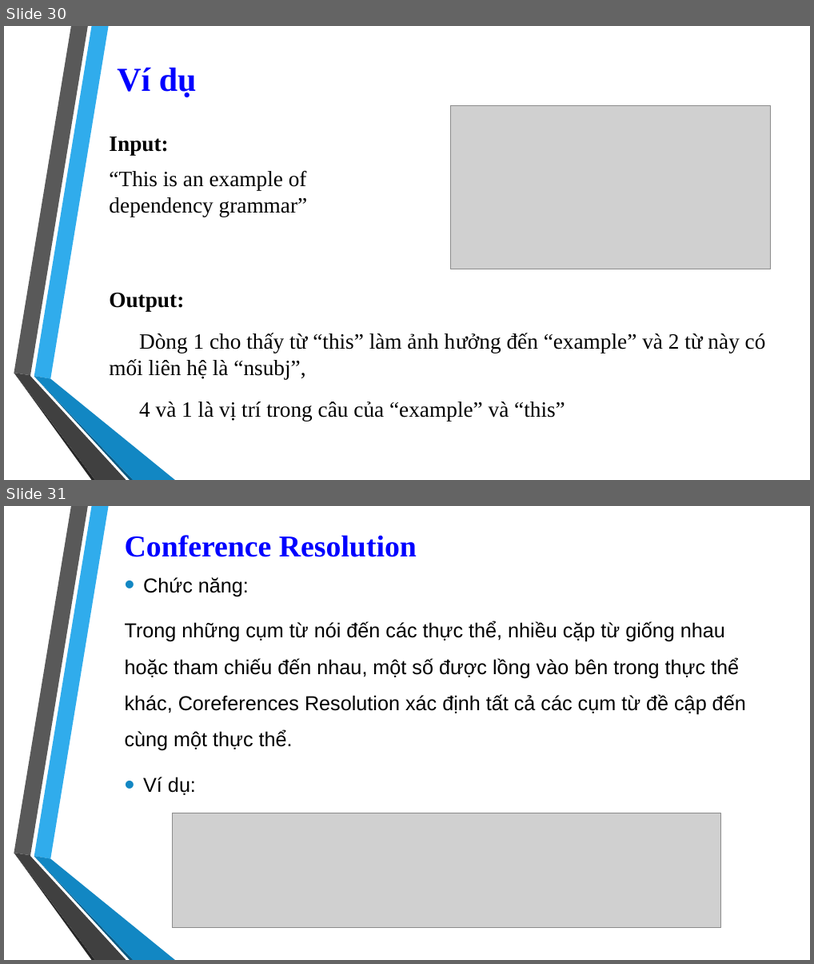
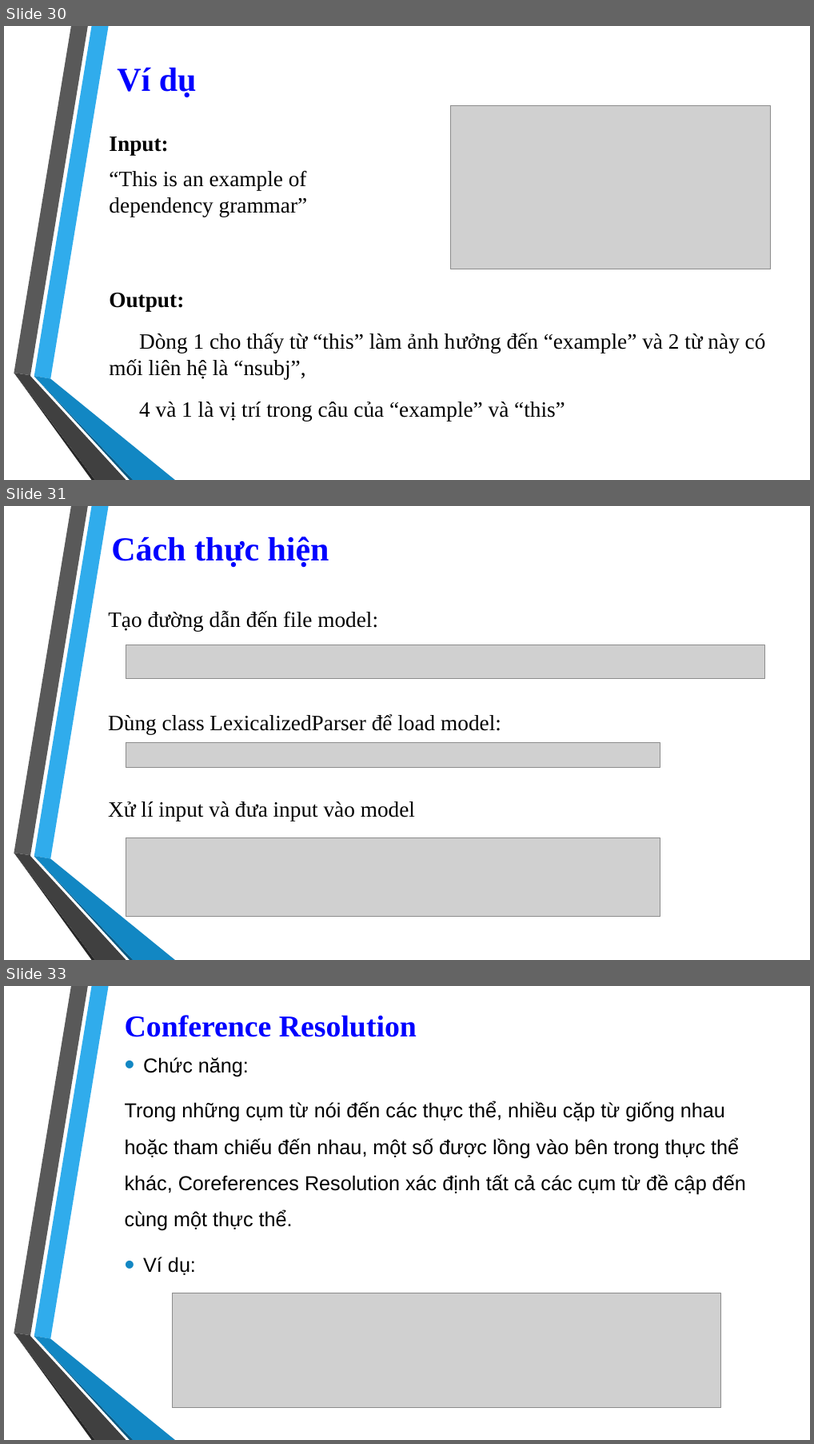
Before and after one commit to 1412520/TextMining, a slide deck: Seminar/Stanford_CoreNLP.pptx. Shown one above the other, each under a label of ours: slides 30 and 31 before the commit, slides 30, 31 and 33 after it; the slides between them are not shown. The pictures are 814x964 and 814x1444 pixels, drawn with LibreOffice and Linux fonts; fonts in the diff are those of the drawing; grey boxes stand for pictures; background and template pictures are left out. Boxes give left, top, right and bottom in pixels: in the first picture for what was removed or moved away, otherwise in the second. Text is boxed around its words. In the diff, an @@ line names an element or a change of style, - is before the commit and + after.

```diff
--- a/Seminar/Stanford_CoreNLP.pptx
+++ b/Seminar/Stanford_CoreNLP.pptx
@@ slide 31 added at (4,506,810,960), background picture (left out); not listed: 6 template elements that a slide beside it also shows @@
@@ title added at (111,536,330,567), 40 pt, text #0000FF, bold @@
+Cách thực hiện
@@ text added at (108,610,378,631), 26 pt, text #000000 @@
+Tạo đường dẫn đến file model:
@@ picture added at (126,644,765,679) @@
@@ text added at (108,714,502,735), 26 pt, text #000000 @@
+Dùng class LexicalizedParser để load model:
@@ picture added at (126,743,661,767) @@
@@ text added at (108,801,415,821), 26 pt, text #000000 @@
+Xử lí input và đưa input vào model
@@ picture added at (126,837,661,916) @@
@@ what was slide 31 is now slide 33 @@
```
Also in this commit, not shown: 2 slides changed, 1 other slide added.
